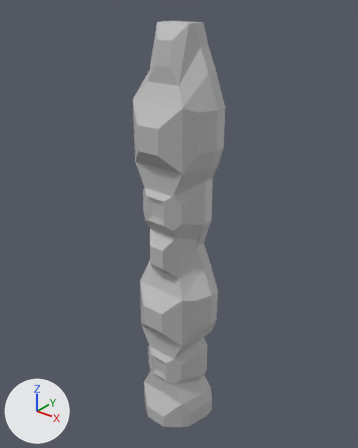
Two versions of the FBX model ScalienAbduction/Assets/Models/Wall Pillar/Medium Wall Pillar.fbx, one commit apart.
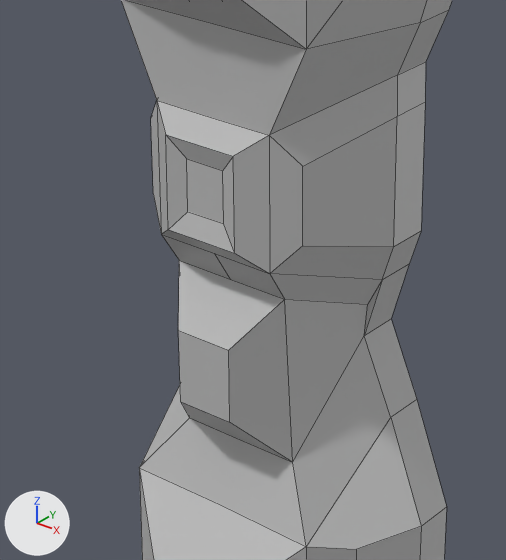
The first picture shows the older version from a camera (50 mm lens) standing at (18.9, -22.6, 24.0) and looking at (0.0, 1.0, 9.4). The close-ups show both versions on the part from 29% to 65% of the width and 36% to 68% of the height of that picture; other places that the commit changed are outside them. Every picture has the same lights, and +X, +Y and +Z are marked at lower left. The close-ups show mesh edges as thin lines. Where no turn or scale is listed for an object, it has been applied to the vertices.

Script lines for the objects in view, before the commit:
```python
me_mesh = bpy.data.meshes.new('Mesh')
me_mesh.from_pydata(...)  # 184 vertices, 133 faces; spans x -2.9..2.9, y -1.8..1.8, z -14.3..14.3
me_mesh.materials.append(mat_lambert2)  # grey #bcbcbc
me_mesh_001 = bpy.data.meshes.new('Mesh.001')
me_mesh_001.from_pydata(...)  # 36 vertices, 18 faces; spans x -1.2..1.2, y -0.2..0.2, z -7.5..7.5
me_mesh_001.materials.append(mat_lambert2)  # grey #bcbcbc
ob_details = bpy.data.objects.new('Details', me_mesh_001)
ob_details.location = (0.0, -1.14, 4.83)
ob_pillar = bpy.data.objects.new('Pillar', me_mesh)
ob_pillar.location = (0.0, 0.0, 7.74)
```
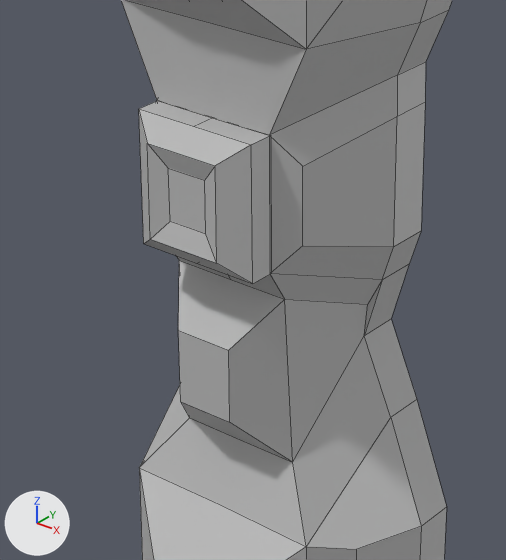
The edits, one by one:
Material 'pasted__lambert2' (mat_pasted__lambert2) is new.
Its base color is (0.5, 0.5, 0.5) (grey #bcbcbc).
Material 'pasted__pasted__lambert2' (mat_pasted__pasted__lambert2) is new.
Its base color is (0.5, 0.5, 0.5) (grey #bcbcbc).
me_mesh_001 is used by ob_details; location (0.0, -1.14, 4.83).
me_mesh_001 had 36 vertices, 18 faces and spanned x -1.2..1.2, y -0.2..0.2, z -7.5..7.5.
me_mesh_001 no longer uses material mat_lambert2 (grey #bcbcbc).
me_mesh_001 now has 48 vertices, 32 faces and spans x -1.2..1.2, y -0.4..0.4, z -7.5..7.5.
me_mesh_001 part 1: the loose piece of 18 vertices spanning x -1.2..1.2, y -0.2..0.2, z 5.1..7.5 is rebuilt with 24 vertices and now spans x -1.2..1.2, y -0.4..0.4, z 5.2..7.5, in mat_pasted__pasted__lambert2 (grey #bcbcbc).
me_mesh_001 now uses material mat_pasted__lambert2 (grey #bcbcbc).
me_mesh_001 now uses material mat_pasted__pasted__lambert2 (grey #bcbcbc).
Object 'Details' (ob_details) moves from (0.0, -1.14, 4.83) to (0.01, -1.35, 4.82).

Boxes (x1, y1, x2, y2) around the edits, measured in the close-ups (506 x 560 px):
'Details', reshaped, moved (17% wider, 6% taller)
    before: (157, 101, 270, 273)
    after: (139, 101, 271, 284)
